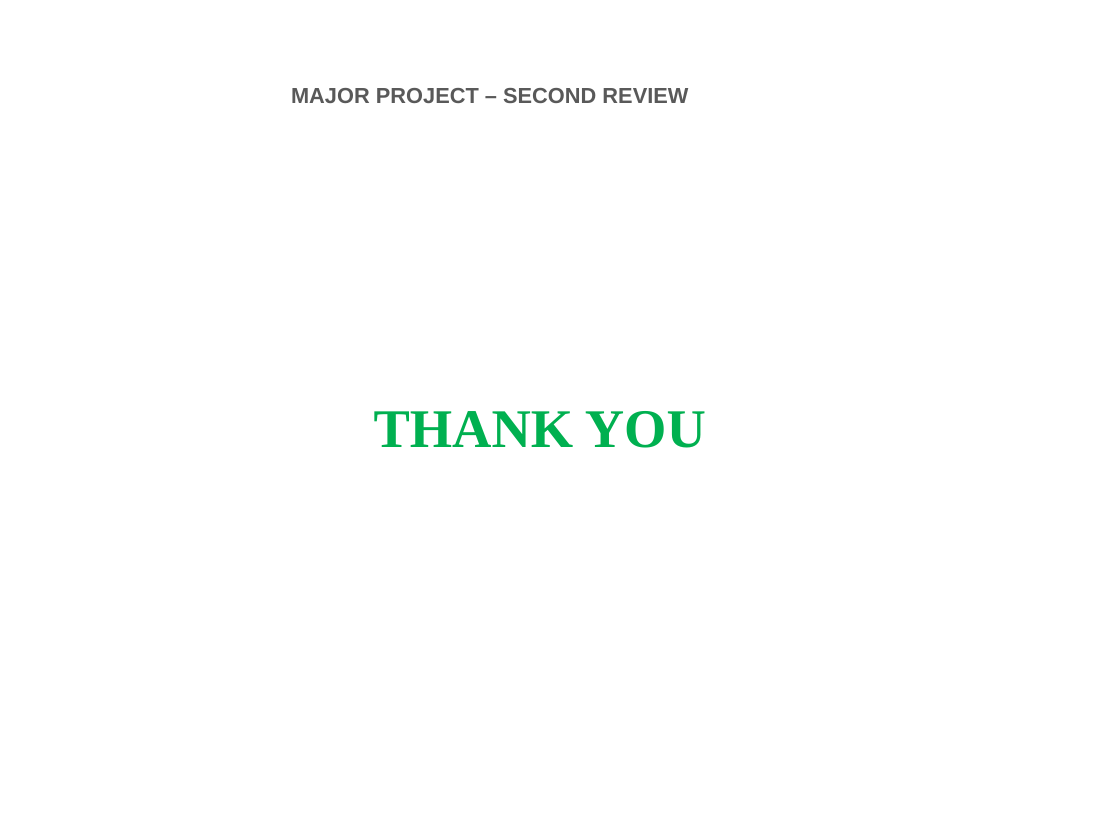
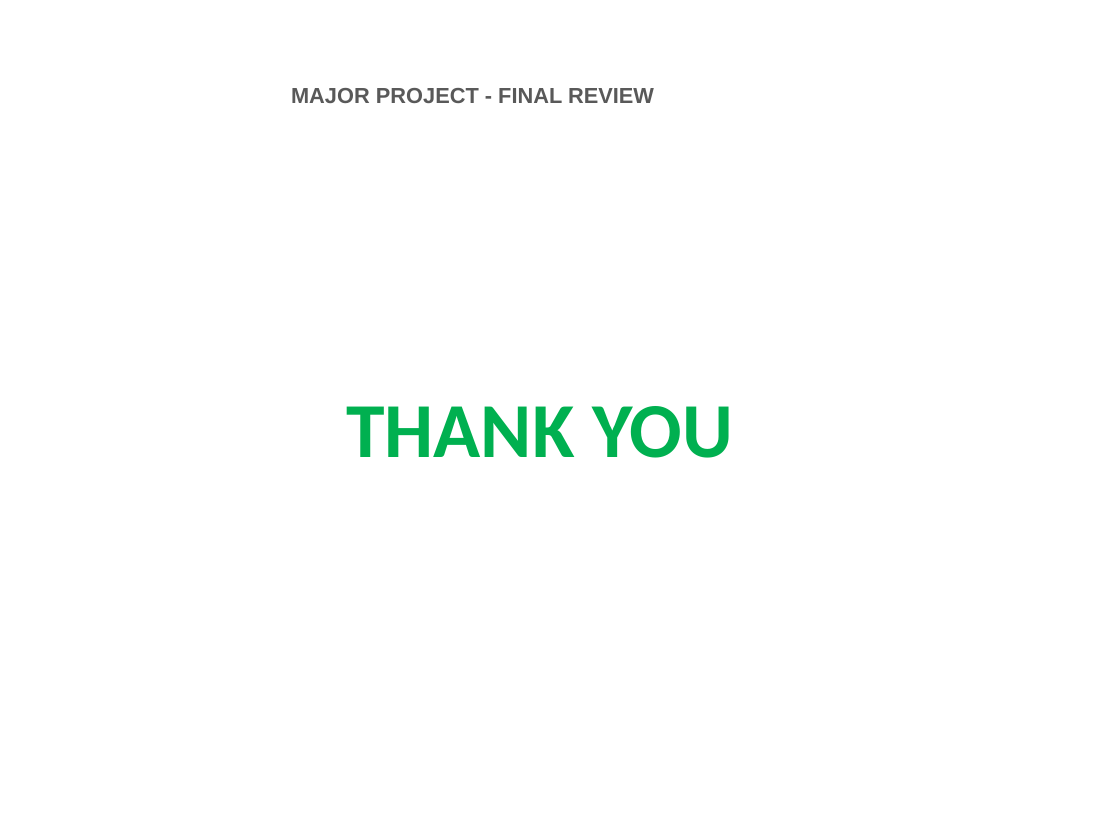
Before and after one commit to 24tarun/UG-project-Demand-Forecasting, a slide deck: slide 18 of FINAL_YEAR_PROJECT_PPT.pptx (slide 17 before the commit). Drawn at 1120x840 pixels with LibreOffice and Linux fonts; fonts in the diff are those of the drawing; background and template pictures are left out. Boxes give left, top, right and bottom in pixels: in the first picture for what was removed or moved away, otherwise in the second. Text is boxed around its words. In the diff, an @@ line names an element or a change of style, - is before the commit and + after.

```diff
--- a/FINAL_YEAR_PROJECT_PPT.pptx
+++ b/FINAL_YEAR_PROJECT_PPT.pptx
@@ text at [291,88,654,103]: text changed @@
-MAJOR PROJECT – SECOND REVIEW
+MAJOR PROJECT - FINAL REVIEW
@@ text "THANK YOU" at [346,406,733,458]: size 35 to 50 pt, font Times New Roman to Calibri @@
```
Also in this commit, not shown: 11 other slides changed, 6 slides added, 5 slides removed, 22 other files.
